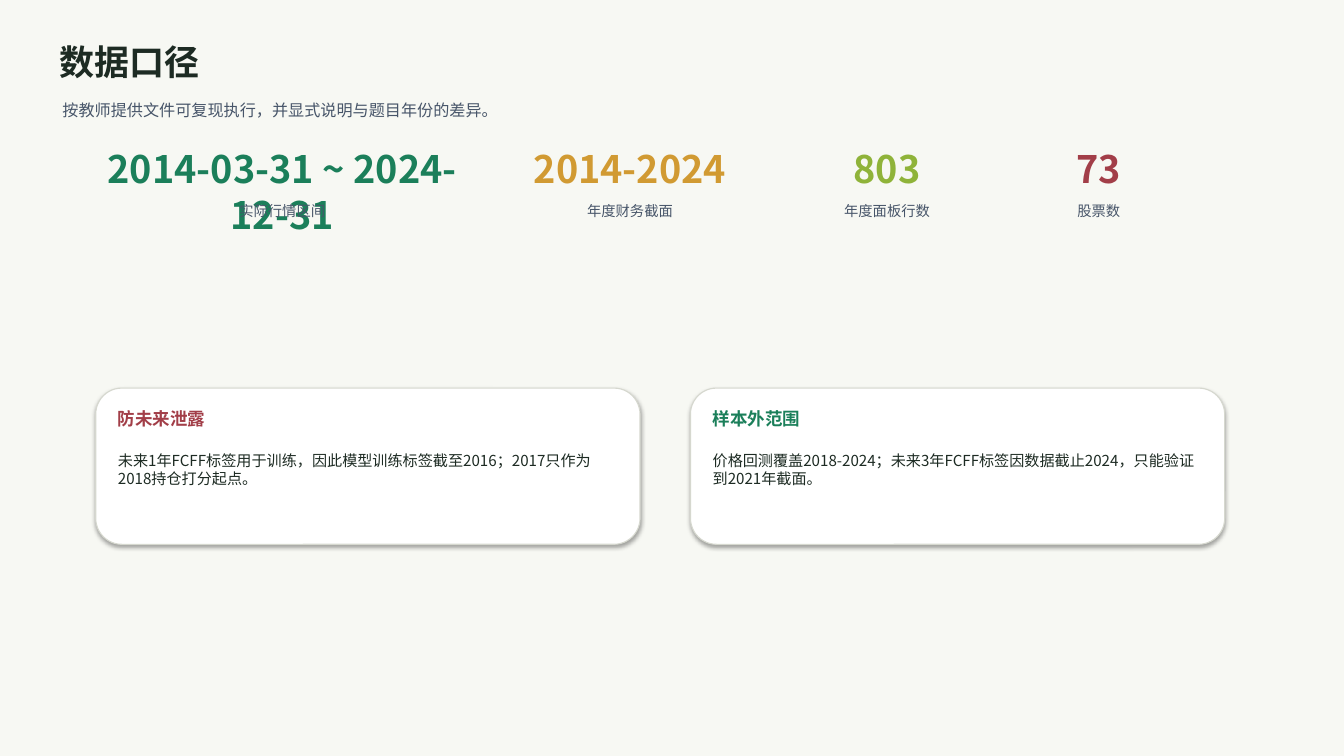
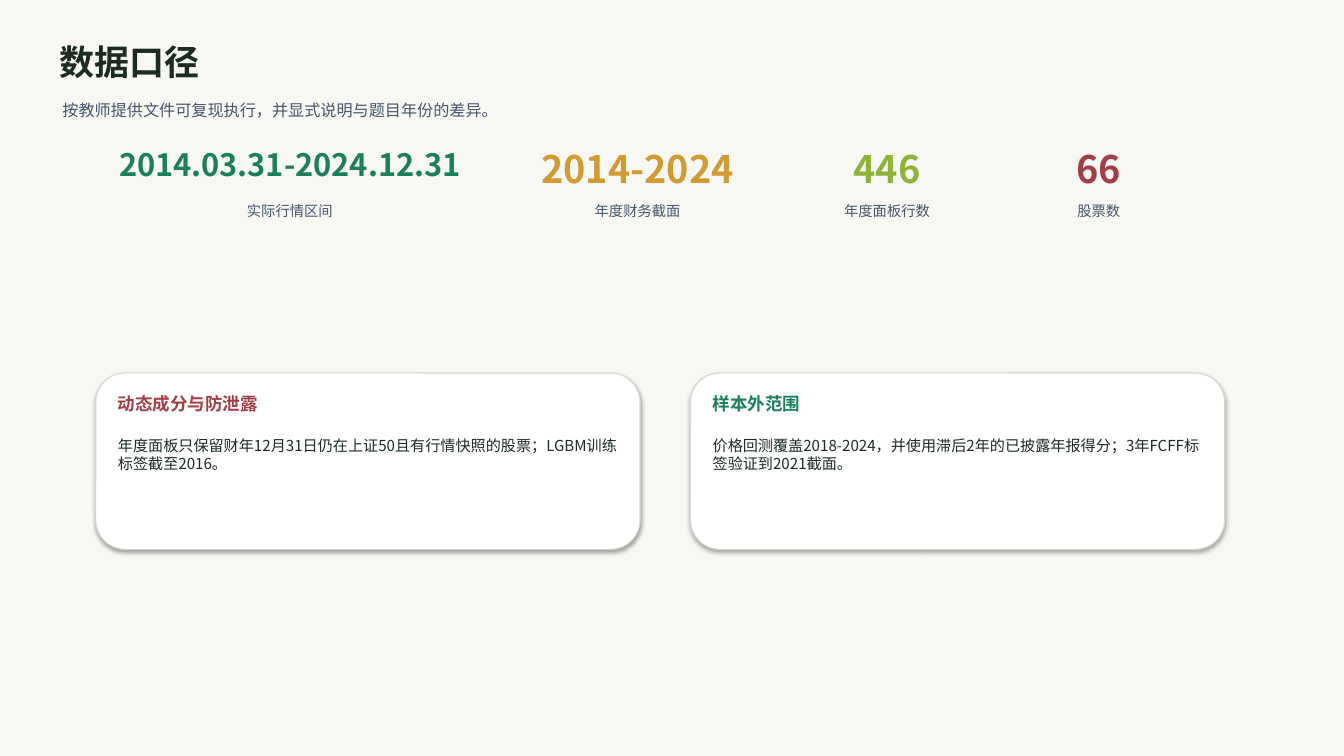
Before and after one commit to NeverGpDzy/financial-economic-data-mining, a slide deck: slide 3 of outputs/homework6/202331060205_丁致宇_作业6.pptx. Drawn at 1344x756 pixels with LibreOffice and Linux fonts; fonts in the diff are those of the drawing. Boxes give left, top, right and bottom in pixels: in the first picture for what was removed or moved away, otherwise in the second. Text is boxed around its words. In the diff, an @@ line names an element or a change of style, - is before the commit and + after.

Commit message:
修正作业6口径与回测

```diff
--- a/outputs/homework6/202331060205_丁致宇_作业6.pptx
+++ b/outputs/homework6/202331060205_丁致宇_作业6.pptx
@@ text "2014-2024": place and size @@
-text "2014-2024" at bbox=[534, 154, 726, 184]
+text "2014-2024" at bbox=[541, 154, 733, 184]
@@ text at bbox=[119, 152, 461, 177]: text changed; size 27 to 22 pt @@
-2014-03-31 ~ 2024-12-31
+2014.03.31-2024.12.31
@@ text at bbox=[854, 154, 921, 184]: text changed @@
-803
+446
@@ text at bbox=[1076, 154, 1121, 184]: text changed @@
-73
+66
@@ text "实际行情区间" rewrapped from bbox=[239, 202, 325, 221] to bbox=[247, 204, 333, 217] @@
@@ text "年度财务截面": place and size @@
-text "年度财务截面" at bbox=[587, 204, 673, 217]
+text "年度财务截面" at bbox=[595, 204, 681, 217]
@@ rounded rectangle: place and size @@
-rounded rectangle at bbox=[96, 388, 640, 544]
+rounded rectangle at bbox=[96, 373, 640, 549]
@@ rounded rectangle: place and size @@
-rounded rectangle at bbox=[691, 388, 1225, 544]
+rounded rectangle at bbox=[691, 373, 1225, 549]
@@ text "样本外范围": place and size @@
-text "样本外范围" at bbox=[713, 410, 800, 427]
+text "样本外范围" at bbox=[713, 395, 800, 412]
@@ text at bbox=[118, 395, 258, 412]: text changed @@
-防未来泄露
+动态成分与防泄露
@@ text at bbox=[118, 438, 617, 471]: text changed @@
-未来1年FCFF标签用于训练，因此模型训练标签截至2016；2017只作为2018持仓打分起点。
+年度面板只保留财年12月31日仍在上证50且有行情快照的股票；LGBM训练标签截至2016。
@@ text at bbox=[713, 438, 1200, 471]: text changed @@
-价格回测覆盖2018-2024；未来3年FCFF标签因数据截止2024，只能验证到2021年截面。
+价格回测覆盖2018-2024，并使用滞后2年的已披露年报得分；3年FCFF标签验证到2021截面。
```
Also in this commit, not shown: 4 other slides changed, 35 other files.
